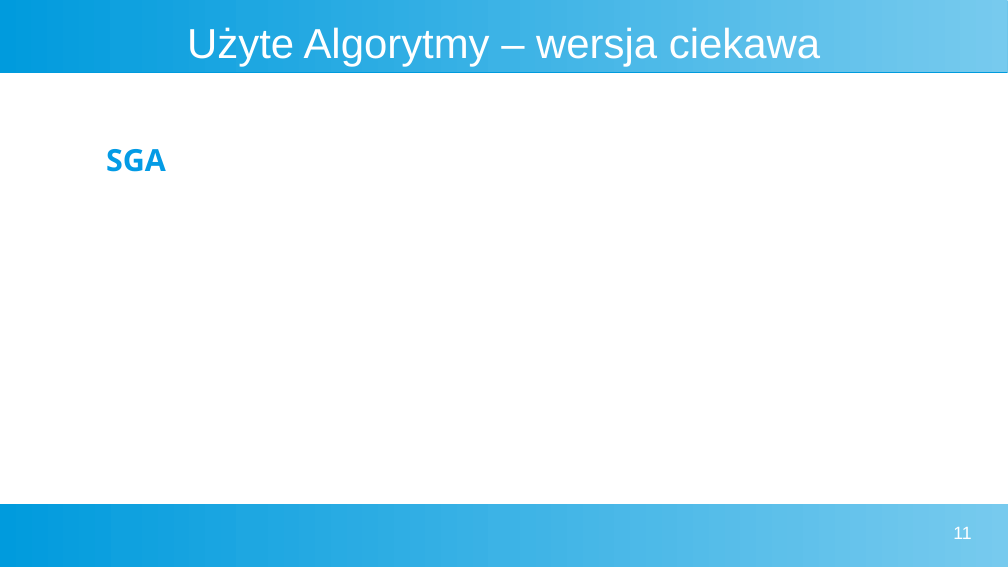
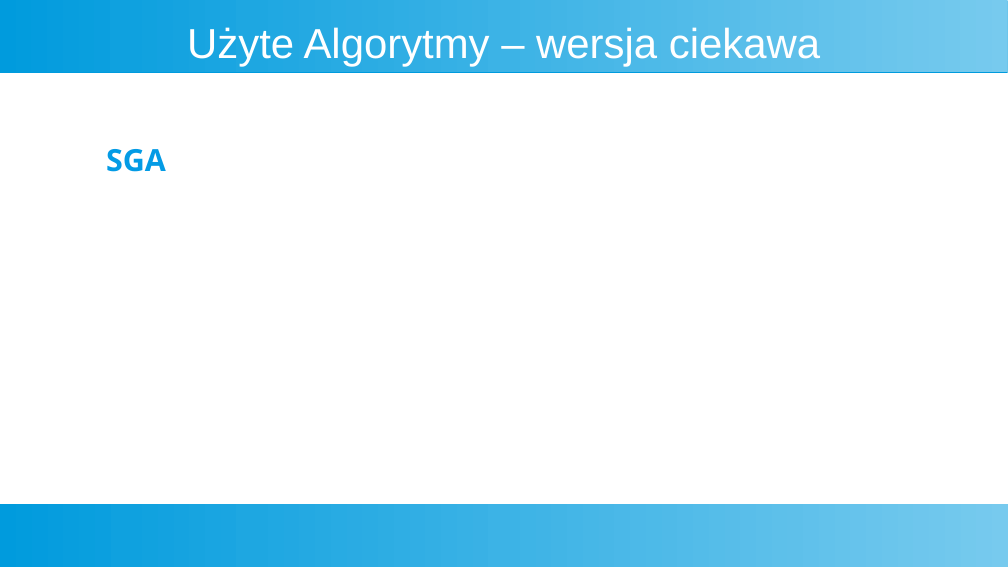
Before and after one commit to Kubapatoka/FiremanProblemEAProject, a slide deck: slide 11 of Prezentacja/Prez.odp. Drawn at 1008x567 pixels with LibreOffice and Linux fonts; fonts in the diff are those of the drawing. Boxes give left, top, right and bottom in pixels: in the first picture for what was removed or moved away, otherwise in the second. Text is boxed around its words. In the diff, an @@ line names an element or a change of style, - is before the commit and + after.

```diff
--- a/Prezentacja/Prez.odp
+++ b/Prezentacja/Prez.odp
@@ page number removed at <box>953,527,971,539</box> @@
-11
```
Also in this commit, not shown: 11 other slides changed, 10 slides added, 3 other files.
